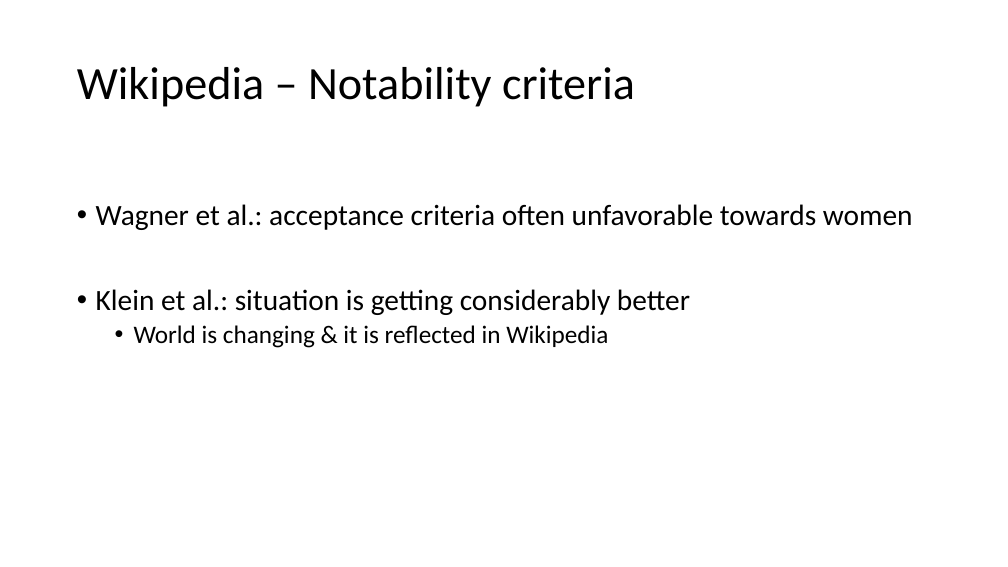
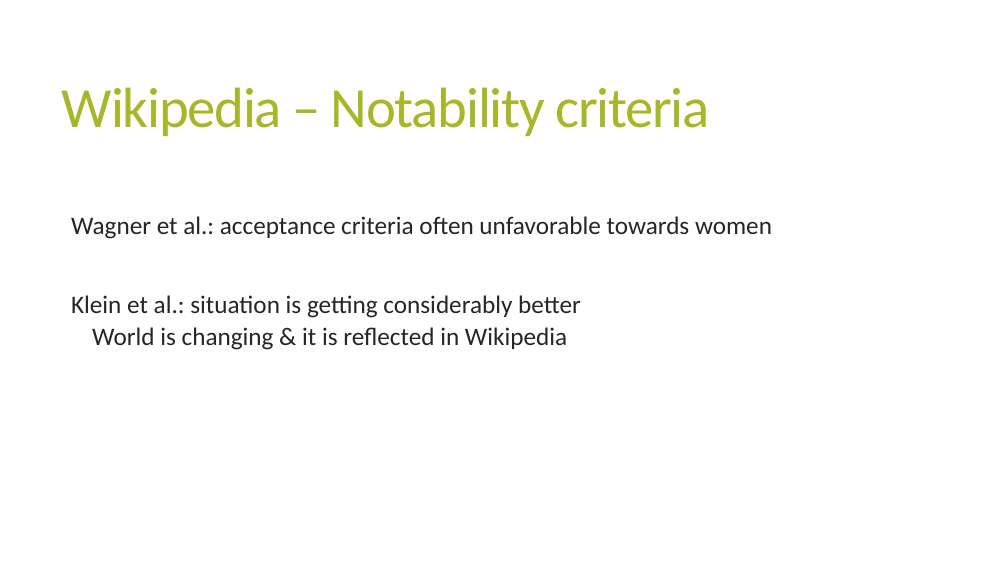
Before and after one commit to EvaJobst/FOT-Paper, a slide deck: slide 12 of Paper - Presentation.pptx. Drawn at 1008x567 pixels with LibreOffice and Linux fonts; fonts in the diff are those of the drawing. Boxes give left, top, right and bottom in pixels: in the first picture for what was removed or moved away, otherwise in the second. Text is boxed around its words. In the diff, an @@ line names an element or a change of style, - is before the commit and + after.

```diff
--- a/Paper - Presentation.pptx
+++ b/Paper - Presentation.pptx
@@ title "Wikipedia – Notability criteria": place and size @@
-title "Wikipedia – Notability criteria" at [77, 67, 635, 107]
+title "Wikipedia – Notability criteria" at [62, 87, 710, 136]
@@ title "Wikipedia – Notability criteria" at [62, 87, 710, 136]: size 44 to 54 pt, text colour #000000 to #A6B727, letter spacing 0 to -1.2 pt; line spacing 0.9 to 0.85 @@
@@ text "Wagner et al.: acceptance criteria ...": place and size @@
-text "Wagner et al.: acceptance criteria ..." at [96, 204, 913, 348]
+text "Wagner et al.: acceptance criteria ..." at [71, 216, 772, 350]
@@ text "Wagner et al.: acceptance criteria ..." at [71, 216, 772, 350]: size 28 to 24 pt in "Wagner et al.: acceptance criteria often unfavorable ...", "Klein et al.: situation is getting considerably ..."; text colour #000000 to #262626; bullet • to  ; line spacing 0.9 to 0.85; more space between paragraphs @@
```
Also in this commit, not shown: 17 other slides changed, 1 slide added, 1 slide removed.
